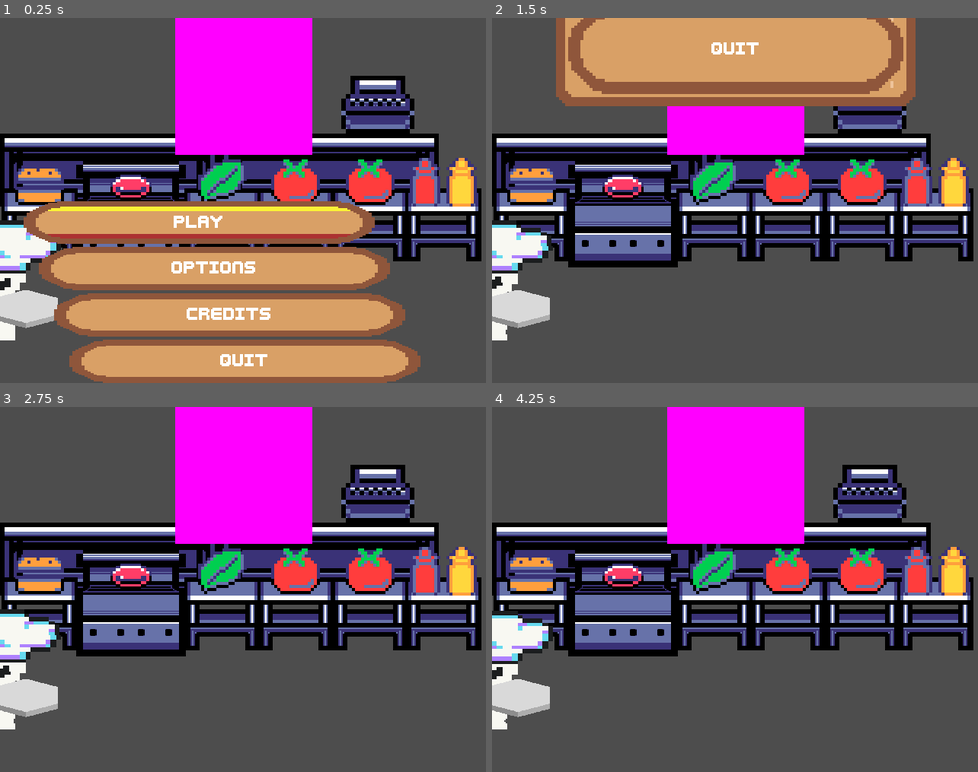
Above: before the commit, frames 1-4 (two rows, left to right).
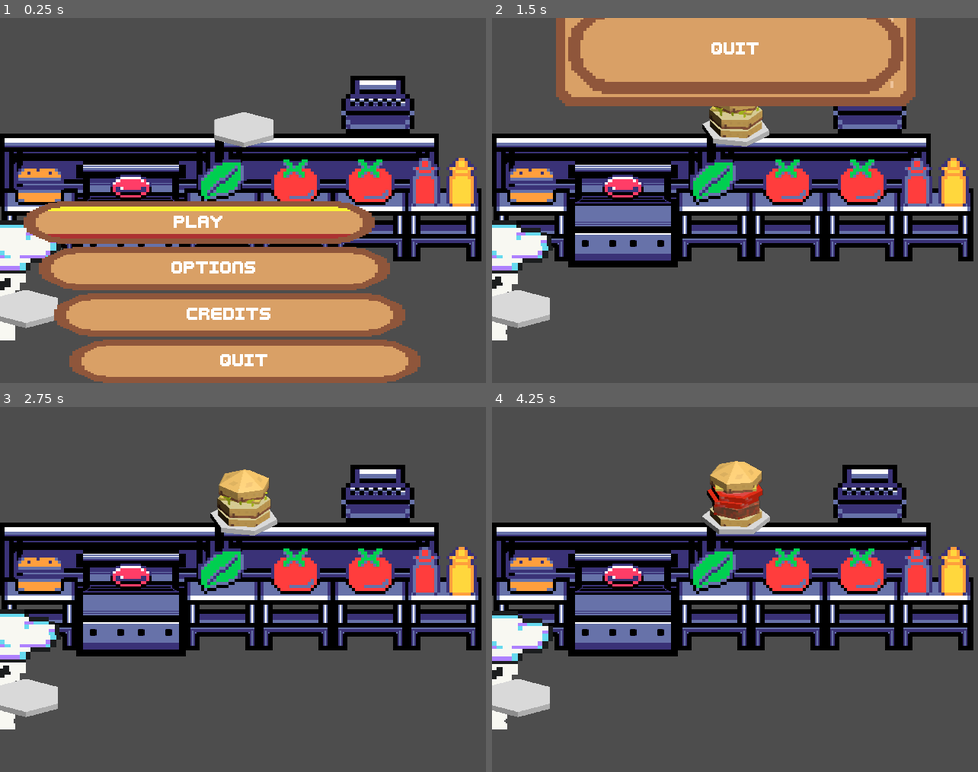
Above: after the commit, the same moments.

Repository: LettucePie/burgert
Game: Godot game, scene res://scenes/play.tscn
The game is run twice, just before and just after one commit, with the same random seed, the same clock (stepped at 60 frames per second) and the same inputs.
Inputs:
- Up to frame 1 (0.25 s): no input
- Up to frame 2 (1.5 s): click "Play" at 0.5 s; tap Enter (menu) at 1.25 s; hold Right (right) from 1.28 s (still down); tap Z (confirm) at 1.35 s
- Up to frame 3 (2.75 s): release Right (right) at 2.03 s; hold Left (left) from 2.03 s (still down); tap Z (confirm) at 2.1 s
- Up to frame 4 (4.25 s): release Left (left) at 2.78 s; hold Right (right) 2.78-3.5 s; tap Z (confirm) at 2.85 s; click "Play" at 3.5 s

The runs differ from the first frame. In frame 1, 11% of the frame differs, in the area x 36-65%, y 0-38%; in frame 2, 3.8%; in frame 3, 11%; in frame 4, 11%.

Commit message:
why must i keep re-assigning this nodepath

Diff:
--- a/scenes/ui/hud.tscn
+++ b/scenes/ui/hud.tscn
@@ -6,7 +6,7 @@
 [ext_resource type="Texture2D" uid="uid://c16apfolphpkt" path="res://assets/sprites/ui/order-paper-center.png" id="4_t37td"]
 
 [sub_resource type="ViewportTexture" id="ViewportTexture_80asv"]
-viewport_path = NodePath(".")
+viewport_path = NodePath("burger_portal")
 
 [node name="hud" type="Control"]
 layout_mode = 3
